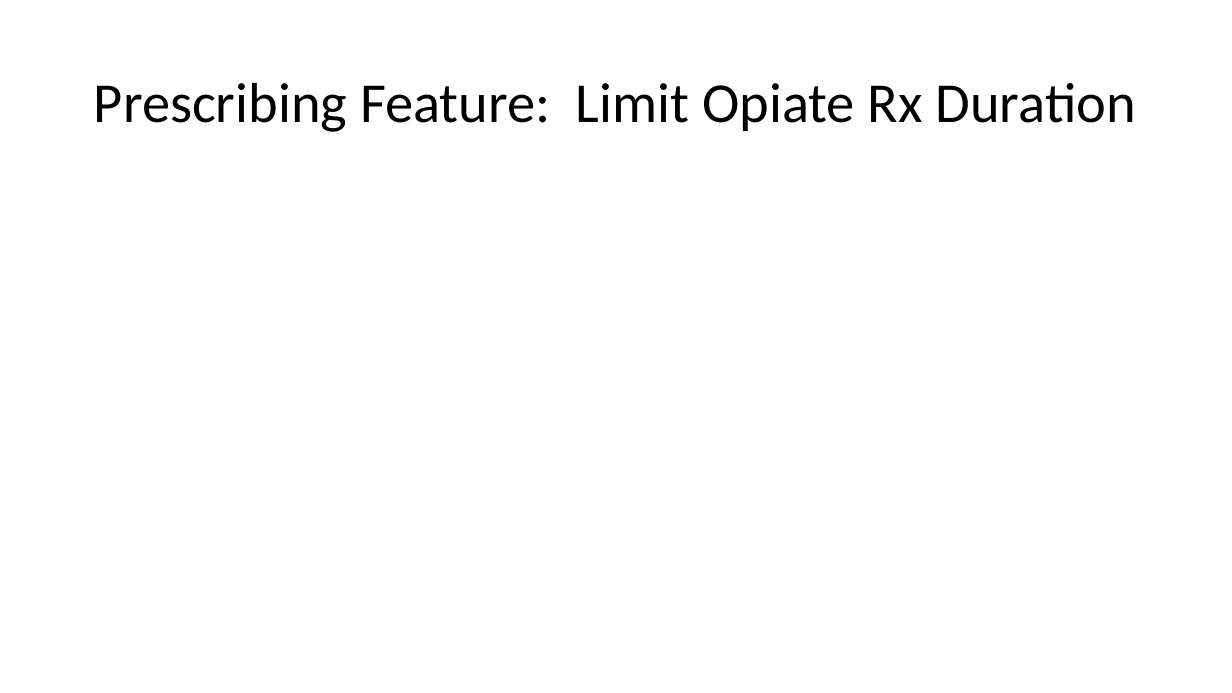
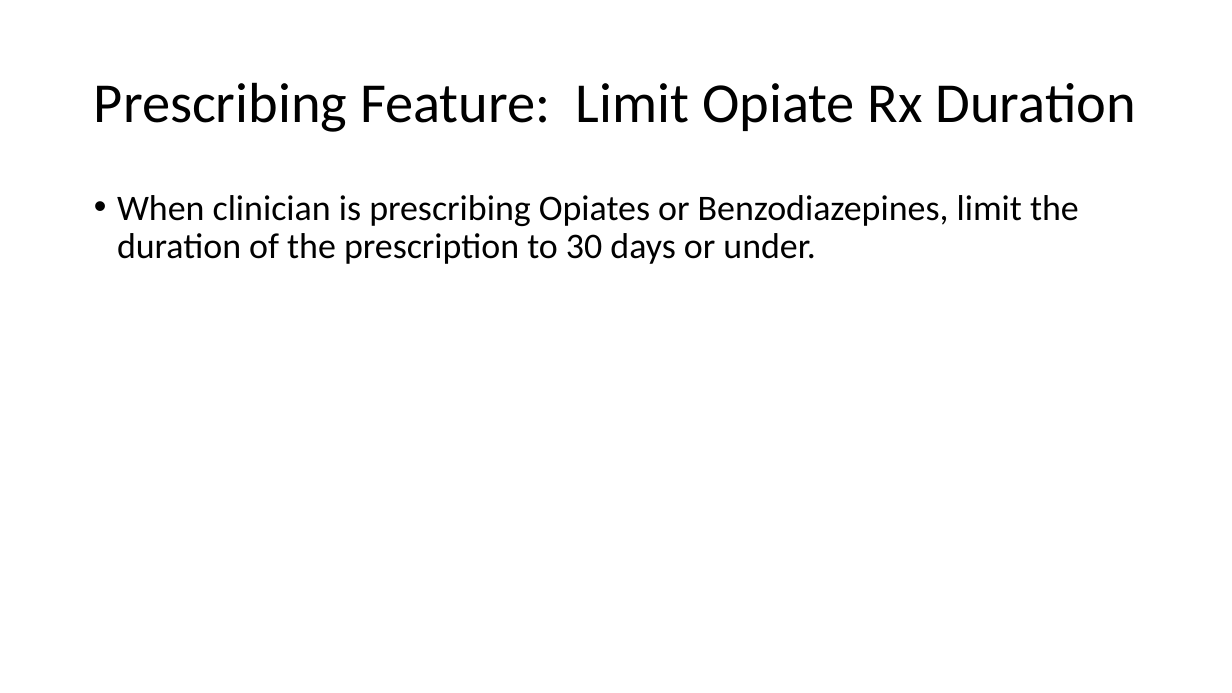
Before and after one commit to weaverj/testpyramidexample, a slide deck: slide 8 of Test Pyramid Presentation.pptx (slide 7 before the commit). Drawn at 1232x693 pixels with LibreOffice and Linux fonts; fonts in the diff are those of the drawing; background and template pictures are left out. Boxes give left, top, right and bottom in pixels: in the first picture for what was removed or moved away, otherwise in the second. Text is boxed around its words. In the diff, an @@ line names an element or a change of style, - is before the commit and + after.

Commit message:
slide work

```diff
--- a/Test Pyramid Presentation.pptx
+++ b/Test Pyramid Presentation.pptx
@@ text added at [117,195,1079,264], 28 pt, text #000000 @@
+• When clinician is prescribing Opiates or Benzodiazepines, limit the duration of the prescription to 30 days or under.
```
Also in this commit, not shown: 2 other slides changed, 4 slides added, 3 slides removed.
